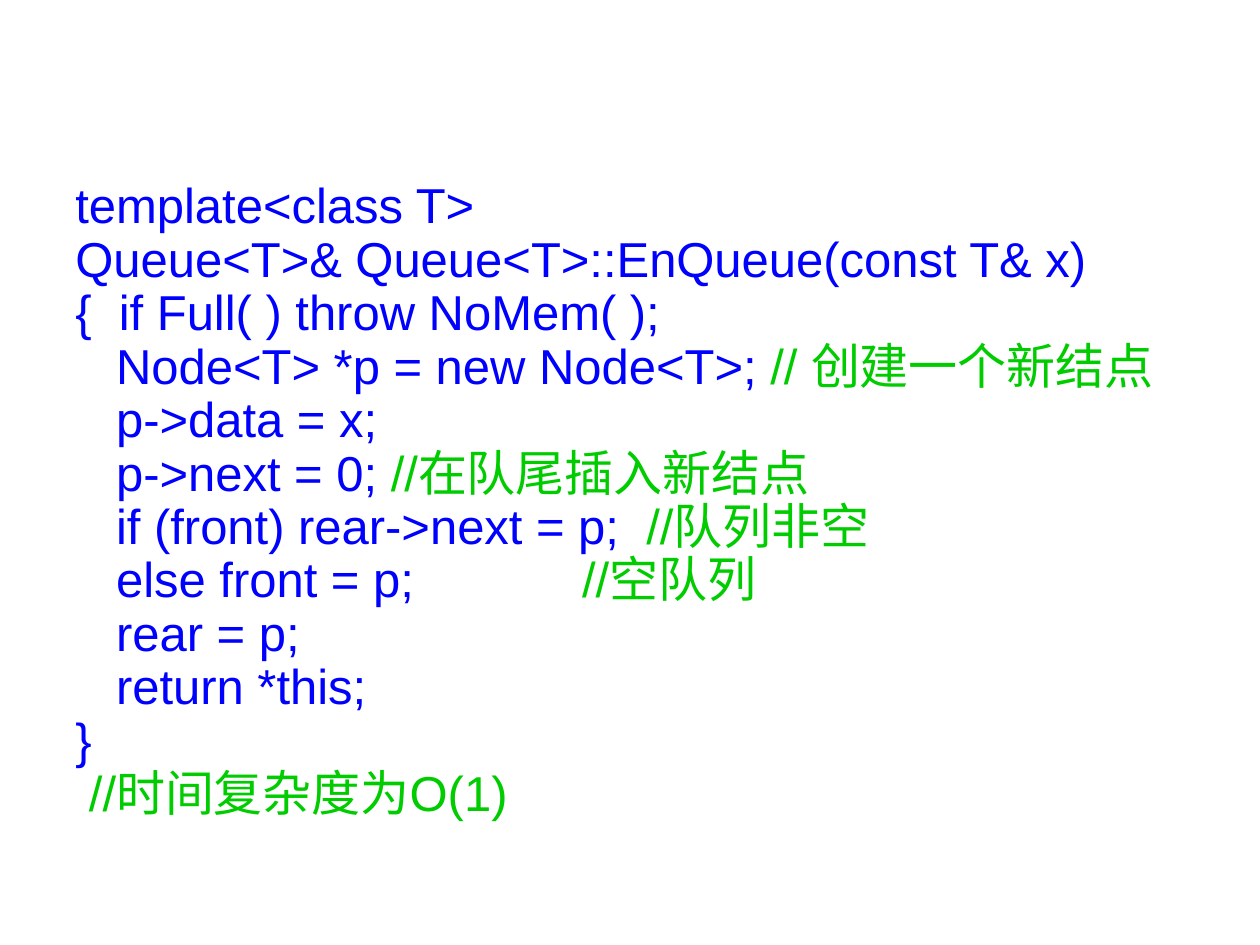
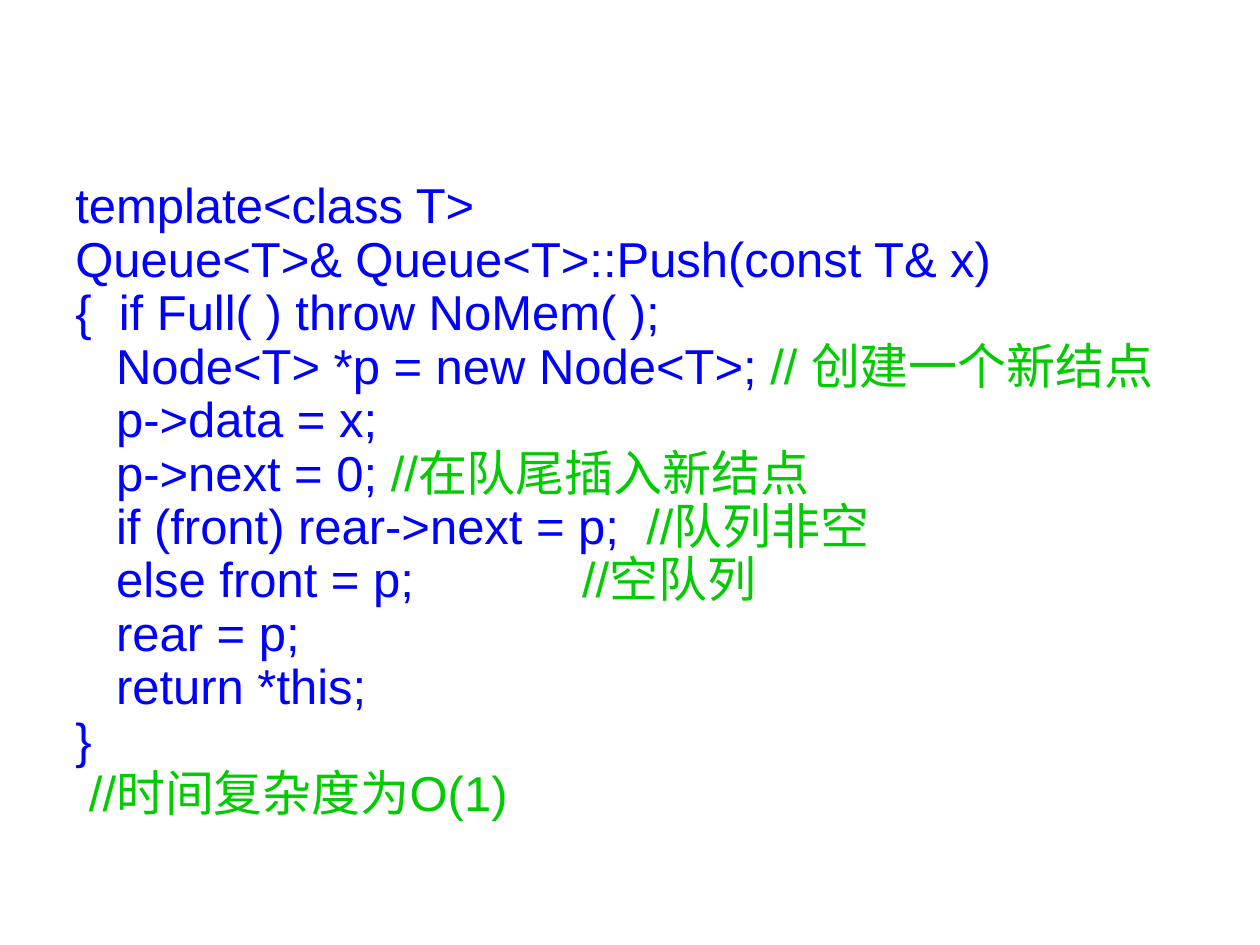
Before and after one commit to basilwang/datastructure, a slide deck: slide 9 of chapter4.ppt. Drawn at 1260x945 pixels with LibreOffice and Linux fonts; fonts in the diff are those of the drawing; background and template pictures are left out. Boxes give left, top, right and bottom in pixels: in the first picture for what was removed or moved away, otherwise in the second. Text is boxed around its words. In the diff, an @@ line names an element or a change of style, - is before the commit and + after.

```diff
--- a/chapter4.ppt
+++ b/chapter4.ppt
@@ text at [75,241,991,287]: text changed @@
-Queue<T>& Queue<T>::EnQueue(const T& x)
+Queue<T>& Queue<T>::Push(const T& x)
```
Also in this commit, not shown: 1 other slide changed, 15 other files.
